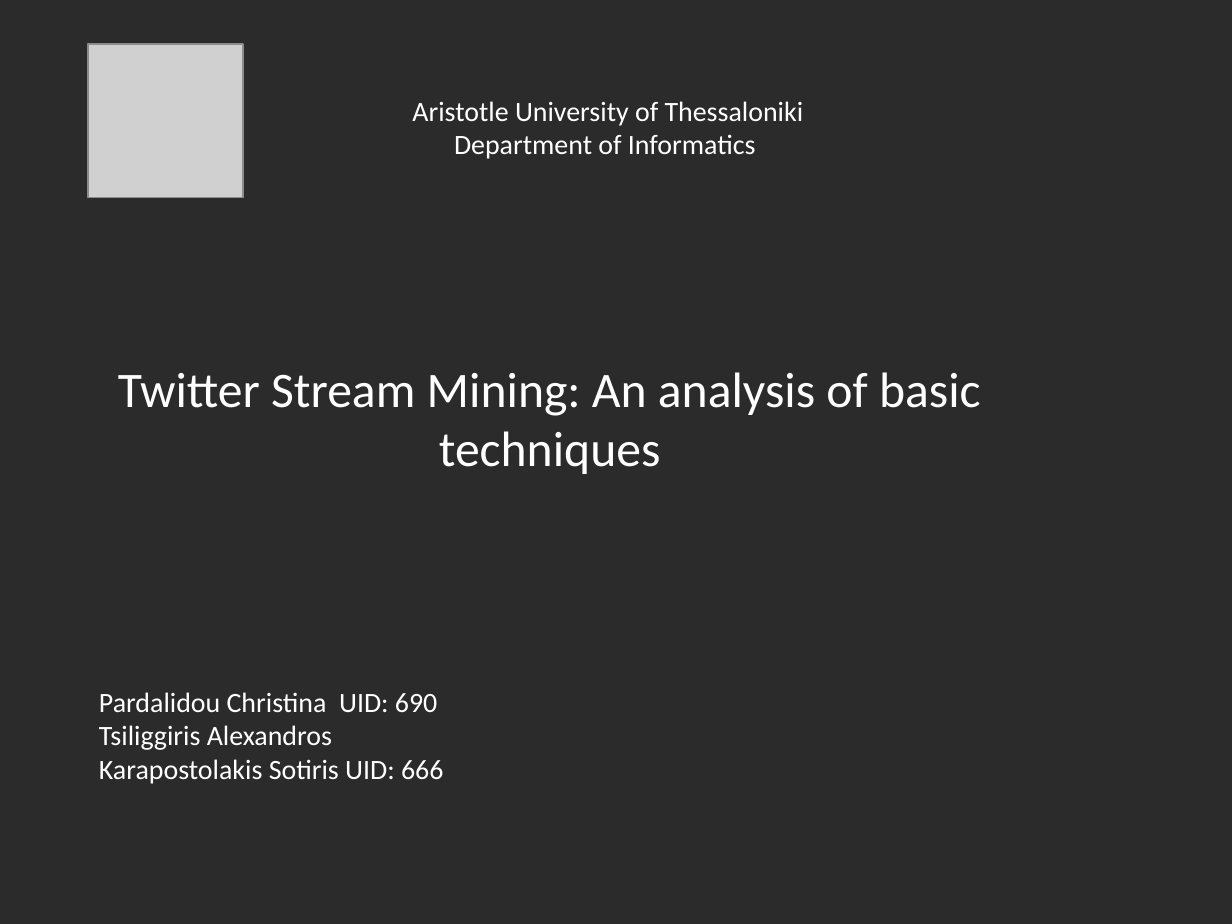
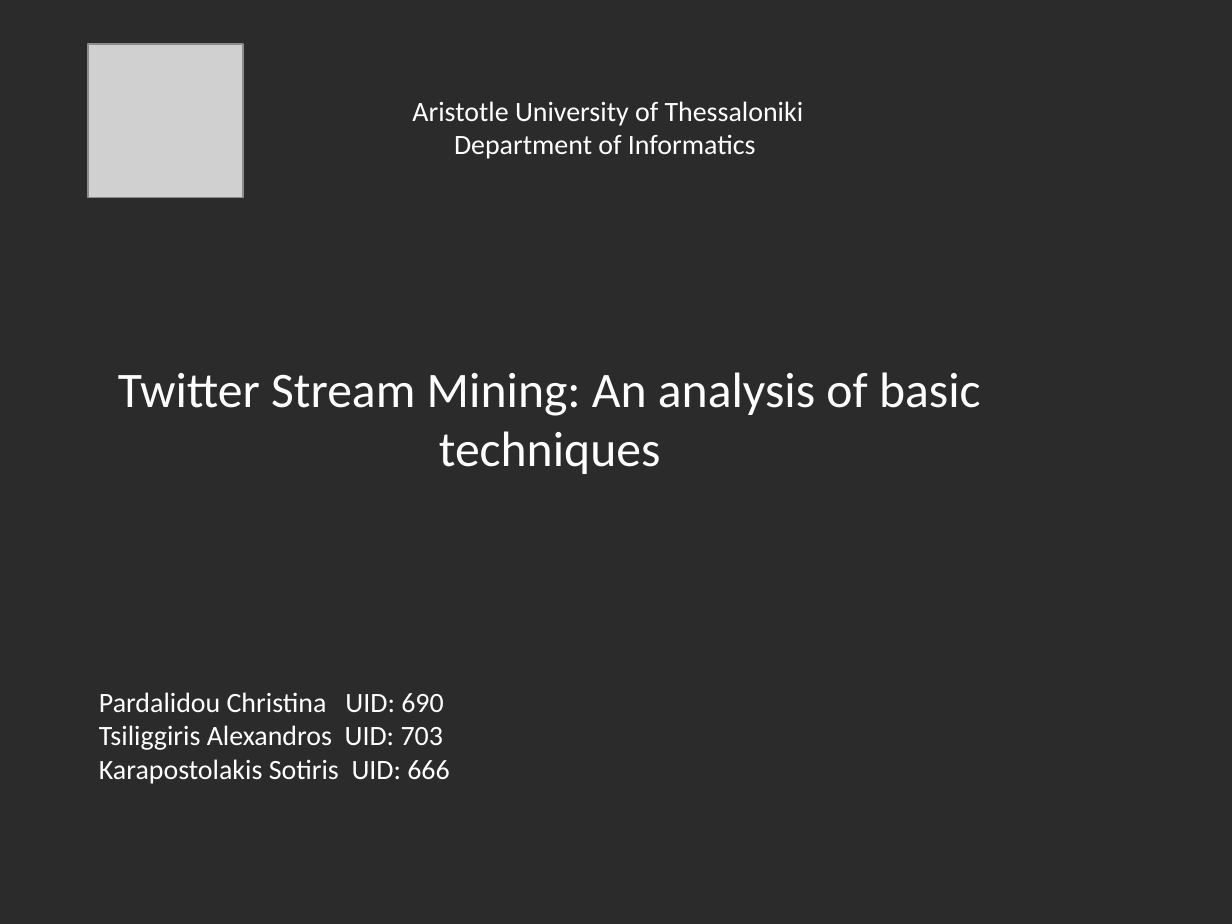
Before and after one commit to alextsil/twitter-topic-detection-and-analysis, a slide deck: slide 1 of parousiasi/presentation.odp. Drawn at 1232x924 pixels with LibreOffice and Linux fonts; fonts in the diff are those of the drawing; grey boxes stand for pictures; background and template pictures are left out; a plain dark background stands for a picture behind light text. Boxes give left, top, right and bottom in pixels: in the first picture for what was removed or moved away, otherwise in the second. Text is boxed around its words. In the diff, an @@ line names an element or a change of style, - is before the commit and + after.

```diff
--- a/parousiasi/presentation.odp
+++ b/parousiasi/presentation.odp
@@ text at (99, 725, 443, 750): text changed @@
-Tsiliggiris Alexandros
+Tsiliggiris Alexandros UID: 703
```
Also in this commit, not shown: 4 other files.
